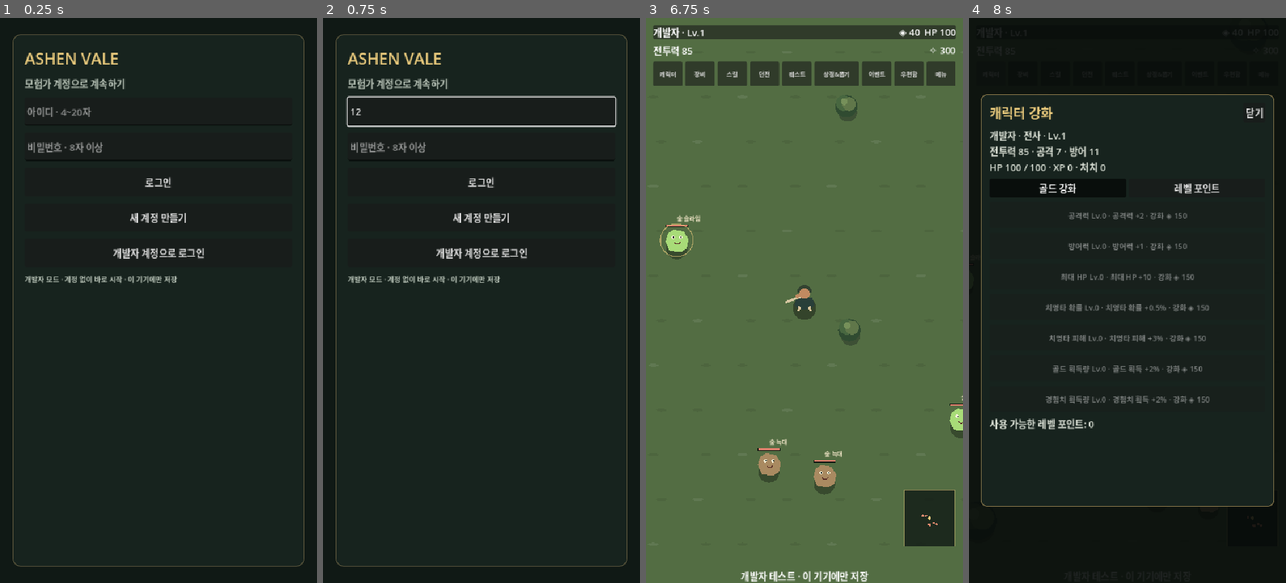
Above: before the commit, frames 1-4 (left to right).
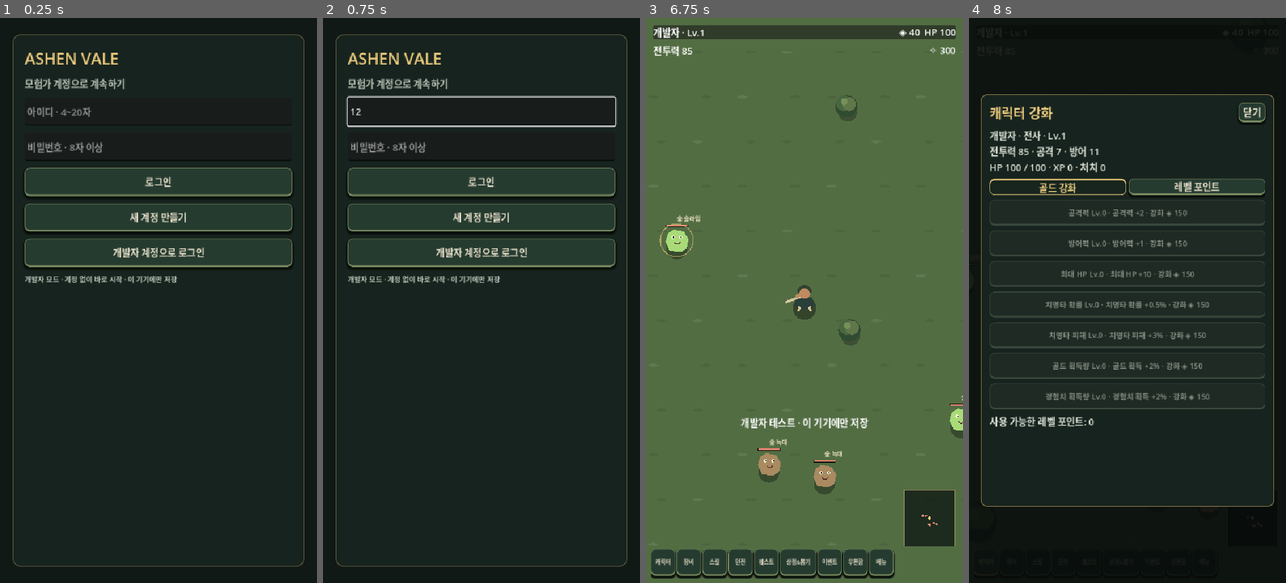
Above: after the commit, the same moments.

Repository: dor0si5523-cmd/strike-zone-online-
Game: Godot game, scene res://scenes/main.tscn
The game is run twice, just before and just after one commit, with the same random seed, the same clock (stepped at 60 frames per second) and the same inputs.
Inputs (mouse positions are in pixels of both pictures, inside the frame that each line leads up to):
- Up to frame 1 (0.25 s): no input
- Up to frame 2 (0.75 s): click (481, 114) at 0.52 s; type "12" at 0.6 s
- Up to frame 3 (6.75 s): click (804, 147) at 0.75 s; type "12" at 0.83 s; click "로그인" at 1.25 s; click "새 계정 만들기" at 2 s; click (804, 114) at 2.77 s; type "12" at 2.85 s; click (804, 147) at 3 s; type "12" at 3.08 s; click "회원가입" at 3.5 s; click "로그인으로 돌아가기" at 4.25 s; click (804, 114) at 5.02 s; type "12" at 5.1 s; click (804, 147) at 5.25 s; type "12" at 5.33 s; click "개발자 계정으로 로그인" at 5.75 s; click "캐릭터 생성 후 시작" at 6.5 s
- Up to frame 4 (8 s): click "캐릭터" at 7.25 s

The runs differ from the first frame. In frame 1, 12% of the frame differs, in the area x 7-93%, y 26-45%; in frame 2, 12%; in frame 3, 7.9%; in frame 4, 7.1%.

Commit message:
Remaster Godot RPG mobile interface

Diff:
--- a/godot/scripts/main.gd
+++ b/godot/scripts/main.gd
@@ -35,6 +35,11 @@
 var community_opted_in := false
 var community_clan: Dictionary = {}
 var community_weekly_claimed := false
+var battle_nav: ScrollContainer
+var held_upgrade_key := ""
+var held_upgrade_wait := 0.0
+var upgrade_busy := false
+var hold_upgrade_button: Button
 
 func _ready() -> void:
 	_build_shell()
@@ -101,6 +106,7 @@
 	button.text = text
 	button.custom_minimum_size.y = 48
 	button.add_theme_font_size_override("font_size", 16)
+	_style_button(button)
 	button.pressed.connect(action)
 	page.add_child(button)
 	return button
@@ -233,11 +239,13 @@
 		var select_button := Button.new()
 		select_button.text = "입장"
 		select_button.custom_minimum_size = Vector2(74, 44)
+		_style_button(select_button, true)
 		select_button.pressed.connect(_enter_character.bind(character))
 		line.add_child(select_button)
 		var delete_button := Button.new()
 		delete_button.text = "삭제"
 		delete_button.custom_minimum_size = Vector2(64, 44)
+		_style_button(delete_button, true)
 		delete_button.pressed.connect(_confirm_delete.bind(character_id))
 		line.add_child(delete_button)
 	if characters.size() < 3:
@@ -384,19 +392,24 @@
 	battle_cash = Label.new()
 	battle_cash.text = "✧ %s" % str(game_state.get("cash", 0))
 	resource_bar.add_child(battle_cash)
-	var nav_scroll := ScrollContainer.new()
-	nav_scroll.horizontal_scroll_mode = ScrollContainer.SCROLL_MODE_SHOW_NEVER
-	nav_scroll.vertical_scroll_mode = ScrollContainer.SCROLL_MODE_DISABLED
-	nav_scroll.size_flags_horizontal = Control.SIZE_EXPAND_FILL
-	hud.add_child(nav_scroll)
+	battle_nav = ScrollContainer.new()
+	battle_nav.set_anchors_and_offsets_preset(Control.PRESET_BOTTOM_WIDE)
+	battle_nav.offset_left = 8
+	battle_nav.offset_right = -8
+	battle_nav.offset_top = -58
+	battle_nav.offset_bottom = -8
+	battle_nav.horizontal_scroll_mode = ScrollContainer.SCROLL_MODE_SHOW_NEVER
+	battle_nav.vertical_scroll_mode = ScrollContainer.SCROLL_MODE_DISABLED
+	add_child(battle_nav)
 	var menu := HBoxContainer.new()
-	menu.add_theme_constant_override("separation", 5)
-	nav_scroll.add_child(menu)
+	menu.add_theme_constant_override("separation", 2)
+	battle_nav.add_child(menu)
 	for title in ["캐릭터", "장비", "스킬", "던전", "퀘스트", "상점&뽑기", "이벤트", "우편함", "메뉴"]:
 		var b := Button.new()
 		b.text = title
-		b.custom_minimum_size = Vector2(76 if title == "상점&뽑기" else 50, 42)
-		b.add_theme_font_size_override("font_size", 10)
+		b.custom_minimum_size = Vector2(62 if title == "상점&뽑기" else 42, 46)
+		b.add_theme_font_size_override("font_size", 9)
+		_style_button(b, true)
 		b.pressed.connect(_open_game_panel.bind(title))
 		menu.add_child(b)
 	var bottom := Label.new()
@@ -405,7 +418,8 @@
 	bottom.set_anchors_and_offsets_preset(Control.PRESET_BOTTOM_WIDE)
 	bottom.offset_left = 10
 	bottom.offset_right = -10
-	bottom.offset_bottom = -16
+	bottom.offset_top = -285
+	bottom.offset_bottom = -245
 	bottom.horizontal_alignment = HORIZONTAL_ALIGNMENT_CENTER
 	add_child(bottom)
 	battle_hud = hud
@@ -451,6 +465,7 @@
 	header.add_child(heading)
 	var close := Button.new()
 	close.text = "닫기"
+	_style_button(close, true)
 	close.pressed.connect(_close_overlay)
 	header.add_child(close)
 	var scroll := ScrollContainer.new()
@@ -463,6 +478,8 @@
 	scroll.add_child(overlay_content)
 
 func _close_overlay() -> void:
+	held_upgrade_key = ""
+	hold_upgrade_button = null
 	if current_overlay:
 		current_overlay.queue_free()
 		current_overlay = null
@@ -480,9 +497,45 @@
 	button.text = text
 	button.custom_minimum_size.y = 44
 	button.disabled = disabled
+	_style_button(button)
 	button.pressed.connect(action)
 	overlay_content.add_child(button)
 	return button
+
+func _style_button(button: Button, compact: bool = false) -> void:
+	var normal := StyleBoxFlat.new()
+	normal.bg_color = Color("263b30")
+	normal.border_color = Color("75865d")
+	normal.set_border_width_all(1)
+	normal.border_width_bottom = 3
+	normal.set_corner_radius_all(8)
+	normal.shadow_color = Color(0.025, 0.045, 0.032, 0.9)
+	normal.shadow_size = 4 if not compact else 3
+	normal.shadow_offset = Vector2(0, 3)
+	normal.content_margin_left = 8 if compact else 12
+	normal.content_margin_right = 8 if compact else 12
+	var hover := normal.duplicate() as StyleBoxFlat
+	hover.bg_color = Color("385440")
+	hover.border_color = Color("d1b76d")
+	var pressed := normal.duplicate() as StyleBoxFlat
+	pressed.bg_color = Color("17251e")
+	pressed.border_color = Color("dfc174")
+	pressed.border_width_bottom = 1
+	pressed.border_width_top = 3
+	pressed.shadow_size = 0
+	var disabled := normal.duplicate() as StyleBoxFlat
+	disabled.bg_color = Color("202a24")
+	disabled.border_color = Color("3b493f")
+	disabled.shadow_size = 0
+	button.add_theme_stylebox_override("normal", normal)
+	button.add_theme_stylebox_override("hover", hover)
+	button.add_theme_stylebox_override("pressed", pressed)
+	button.add_theme_stylebox_override("disabled", disabled)
+	button.add_theme_stylebox_override("focus", hover)
+	button.add_theme_color_override("font_color", Color("e5dec8"))
+	button.add_theme_color_override("font_hover_color", Color("fff0bd"))
+	button.add_theme_color_override("font_pressed_color", Color("f3d486"))
+	button.add_theme_color_override("font_disabled_color", Color("869085"))
 
 func _panel_line_edit(placeholder: String) -> LineEdit:
 	var field := LineEdit.new()
@@ -515,6 +568,7 @@
 		button.size_flags_horizontal = Control.SIZE_EXPAND_FILL
 		button.toggle_mode = true
 		button.button_pressed = enhancement_mode == mode
+		_style_button(button, true)
 		button.pressed.connect(_set_enhancement_mode.bind(mode))
 		modes.add_child(button)
 	var keys := {"attack":"공격력", "defense":"방어력", "maxHp":"최대 HP", "critChance":"치명타 확률", "critDamage":"치명타 피해", "goldGain":"골드 획득량", "xpGain":"경험치 획득량"}
@@ -526,7 +580,9 @@
 		var text := "%s Lv.%s · %s" % [keys[key], level, details[key]]
 		if enhancement_mode == "gold": text += " · 강화 ◈ %s" % cost
 		else: text += " · 레벨 포인트 1 사용"
-		var button := _panel_button(text, _upgrade_stat.bind(key), level >= (50 if enhancement_mode == "gold" else 100) or (enhancement_mode == "gold" and int(game_state.get("gold", 0)) < cost) or (enhancement_mode == "stats" and _available_points() < 1))
+		var button := _panel_button(text, func(): pass, level >= (50 if enhancement_mode == "gold" else 100) or (enhancement_mode == "gold" and int(game_state.get("gold", 0)) < cost) or (enhancement_mode == "stats" and _available_points() < 1))
+		button.button_down.connect(_begin_hold_upgrade.bind(key, button))
+		button.button_up.connect(_end_hold_upgrade.bind(button))
 		button.add_theme_font_size_override("font_size", 13)
 	_panel_label("사용 가능한 레벨 포인트: %s" % _available_points())
 
@@ -535,6 +591,7 @@
 	_render_character_panel()
 
 func _upgrade_stat(key: String) -> void:
+	if upgrade_busy: return
 	if GameApi.developer_mode:
 		var upgrades: Dictionary = game_state.get("enhancements", {}).get(enhancement_mode, {})
 		var level := int(upgrades.get(key, 0))
@@ -547,16 +604,31 @@
 		upgrades[key] = level + 1
 		if key == "maxHp": game_state["hp"] = mini(_combat_stats().max_hp, int(game_state.get("hp", 100)) + (10 if enhancement_mode == "gold" else 5))
 		_apply_game_state()
-		_render_character_panel()
-		return
+		if held_upgrade_key.is_empty(): _render_character_panel()
+		return
+	upgrade_busy = true
 	var response: Dictionary = await GameApi.call_api("/api/rpg/character/upgrade", HTTPClient.METHOD_POST, {"mode": enhancement_mode, "key": key})
+	upgrade_busy = false
 	if response.ok:
 		game_state = response.data.get("state", game_state)
 		battle.apply_state(game_state)
 		_on_state_changed(game_state)
-		_render_character_panel()
+		if held_upgrade_key.is_empty(): _render_character_panel()
 	else:
 		_panel_label(response.error)
+
+func _begin_hold_upgrade(key: String, button: Button) -> void:
+	if button.disabled: return
+	held_upgrade_key = key
+	hold_upgrade_button = button
+	held_upgrade_wait = 1.55
+	_upgrade_stat(key)
+
+func _end_hold_upgrade(button: Button) -> void:
+	if hold_upgrade_button != button: return
+	held_upgrade_key = ""
+	hold_upgrade_button = null
+	if is_instance_valid(current_overlay): _render_character_panel()
 
 func _level() -> int:
 	var xp := int(game_state.get("xp", 0))
@@ -632,19 +704,20 @@
 		for item in game_state.get("items", []):
 			if str(item.get("id", "")) == equipped_id: match_item = item
 		var name := str(match_item.get("name", "미장착"))
-		_panel_label("%s · %s" % [{"weapon":"무기", "armor":"갑옷", "helmet":"투구", "boots":"신발", "ring":"반지"}[slot], name])
+		var equipped_row := HBoxContainer.new()
+		overlay_content.add_child(equipped_row)
+		_add_equipment_icon(equipped_row, match_item, slot)
+		var equipped_label := Label.new()
+		equipped_label.text = "%s · %s" % [{"weapon":"무기", "armor":"갑옷", "helmet":"투구", "boots":"신발", "ring":"반지"}[slot], name]
+		equipped_label.size_flags_horizontal = Control.SIZE_EXPAND_FILL
+		equipped_label.vertical_alignment = VERTICAL_ALIGNMENT_CENTER
+		equipped_row.add_child(equipped_label)
 	for item in game_state.get("items", []):
 		var row := HBoxContainer.new()
 		row.add_theme_constant_override("separation", 5)
 		overlay_content.add_child(row)
 		var icon_path := _equipment_icon_path(item)
-		if not icon_path.is_empty() and ResourceLoader.exists(icon_path):
-			var icon := TextureRect.new()
-			icon.custom_minimum_size = Vector2(54, 54)
-			icon.expand_mode = TextureRect.EXPAND_FIT_WIDTH_PROPORTIONAL
-			icon.stretch_mode = TextureRect.STRETCH_KEEP_ASPECT_CENTERED
-			icon.texture = load(icon_path)
-			row.add_child(icon)
+		_add_equipment_icon(row, item, str(item.get("slot", "weapon")))
 		var detail := Label.new()
 		detail.size_flags_horizontal = Control.SIZE_EXPAND_FILL
 		detail.text = "%s\n공격 %s · 방어 %s · +%s" % [item.get("name", "장비"), item.get("atk", 0), item.get("def", 0), item.get("enhance", 0)]
@@ -657,22 +730,29 @@
 		equip.text = "장착" if not equipped_now else "장착 중"
 		equip.disabled = equipped_now
 		equip.pressed.connect(_gear_action.bind("equip", str(item.get("id", ""))))
+		_style_button(equip, true)
 		actions.add_child(equip)
 		var upgrade := Button.new()
 		upgrade.text = "강화"
 		upgrade.pressed.connect(_gear_action.bind("upgrade", str(item.get("id", ""))))
+		_style_button(upgrade, true)
 		actions.add_child(upgrade)
 		var salvage := Button.new()
 		salvage.text = "분해"
 		salvage.disabled = equipped_now
 		salvage.pressed.connect(_confirm_salvage.bind(str(item.get("id", ""))))
+		_style_button(salvage, true)
 		actions.add_child(salvage)
 
 func _equipment_icon_path(item: Dictionary) -> String:
 	var key := str(item.get("visualKey", ""))
 	if key.begins_with("bow_"):
 		var names := {"bow_ashwood":"ashwood-bow.png", "bow_moonsteel":"moonsteel-bow.png", "bow_ember":"ember-bow.png", "bow_thornvine":"thornvine-bow.png", "bow_starfall":"starfall-bow.png"}
+		var rare_bows := ["ashwood-bow.png", "moonsteel-bow.png", "ember-bow.png", "thornvine-bow.png", "starfall-bow.png"]
 		if names.has(key): return "res://assets/equipment/" + names[key]
+		if key.begins_with("bow_rare_"):
+			var rare_index := int(key.get_slice("_", 2)) - 1
+			if rare_index >= 0 and rare_index < rare_bows.size(): return "res://assets/equipment/" + rare_bows[rare_index]
 		var tiers := ["epic", "unique", "legendary", "mythic", "immortal"]
 		for tier in tiers:
 			if key.begins_with("bow_" + tier + "_"):
@@ -684,6 +764,37 @@
 			var number := key.get_slice("_", 2)
 			if number.is_valid_int(): return "res://assets/equipment/%s/%s-%s.png" % [slots[prefix], rarity, number]
 	return ""
+
+func _add_equipment_icon(parent: Container, item: Dictionary, slot: String) -> void:
+	var rarity := str(item.get("rarity", "common"))
+	var rarity_colors := {"common":Color("879080"), "uncommon":Color("79a98d"), "rare":Color("639fc1"), "epic":Color("a584c8"), "unique":Color("d8ad61"), "legendary":Color("79b779"), "mythic":Color("eee9d9"), "immortal":Color("df625d")}
+	var frame := PanelContainer.new()
+	frame.custom_minimum_size = Vector2(58, 58)
+	var frame_style := StyleBoxFlat.new()
+	frame_style.bg_color = Color("111913")
+	frame_style.border_color = rarity_colors.get(rarity, Color("75865d"))
+	frame_style.set_border_width_all(2)
+	frame_style.set_corner_radius_all(7)
+	frame.add_theme_stylebox_override("panel", frame_style)
+	parent.add_child(frame)
+	var path := _equipment_icon_path(item)
+	if not path.is_empty() and ResourceLoader.exists(path):
+		var icon := TextureRect.new()
+		icon.set_anchors_and_offsets_preset(Control.PRESET_FULL_RECT)
+		icon.offset_left = 4; icon.offset_top = 4; icon.offset_right = -4; icon.offset_bottom = -4
+		icon.expand_mode = TextureRect.EXPAND_FIT_WIDTH_PROPORTIONAL
+		icon.stretch_mode = TextureRect.STRETCH_KEEP_ASPECT_CENTERED
+		icon.texture = load(path)
+		frame.add_child(icon)
+	else:
+		var glyph := Label.new()
+		glyph.text = str({"weapon":"⚔", "armor":"♜", "helmet":"♙", "boots":"⌁", "ring":"◉"}.get(slot, "◇"))
+		glyph.set_anchors_and_offsets_preset(Control.PRESET_FULL_RECT)
+		glyph.horizontal_alignment = HORIZONTAL_ALIGNMENT_CENTER
+		glyph.vertical_alignment = VERTICAL_ALIGNMENT_CENTER
+		glyph.add_theme_font_size_override("font_size", 27)
+		glyph.add_theme_color_override("font_color", rarity_colors.get(rarity, Color("d8c88a")))
+		frame.add_child(glyph)
 
 func _gear_action(action: String, item_id: String) -> void:
 	if GameApi.developer_mode:
@@ -875,21 +986,25 @@
 
 func _render_shop_panel() -> void:
 	_make_overlay("상점 & 장비 뽑기")
-	_panel_label("골드 %s · 캐시 %s\n확률: 레어 80%% · 에픽 15%% · 유니크 4%% · 레전드리 0.9%% · 신화 0.09%% · 불멸 0.01%%" % [game_state.get("gold", 0), game_state.get("cash", 0)])
-	var picker := OptionButton.new()
+	_panel_label("골드 %s · 캐시 %s\n원하는 장비 부위를 선택해 전용 뽑기를 열어 주세요." % [game_state.get("gold", 0), game_state.get("cash", 0)])
 	for slot in ["weapon", "ring", "armor", "boots", "helmet"]:
-		picker.add_item({"weapon":"무기", "ring":"반지", "armor":"갑옷", "boots":"신발", "helmet":"투구"}[slot])
-		picker.set_item_metadata(picker.item_count - 1, slot)
-	picker.select(0)
-	picker.item_selected.connect(func(index: int) -> void: gacha_slot = str(picker.get_item_metadata(index)))
-	overlay_content.add_child(picker)
+		var category: String = {"weapon":"무기", "ring":"반지", "armor":"갑옷", "boots":"신발", "helmet":"투구"}[slot]
+		_panel_button("%s 뽑기 열기  ›" % category, _render_shop_category.bind(slot))
+
+func _render_shop_category(slot: String) -> void:
+	gacha_slot = slot
+	var category: String = {"weapon":"무기", "ring":"반지", "armor":"갑옷", "boots":"신발", "helmet":"투구"}.get(slot, "장비")
+	_make_overlay("%s 전용 뽑기" % category)
+	_panel_button("‹ 장비 종류 선택", _render_shop_panel)
+	_panel_label("%s 뽑기 · 골드 %s · 캐시 %s" % [category, game_state.get("gold", 0), game_state.get("cash", 0)])
+	_panel_label("확률: 레어 80% · 에픽 15% · 유니크 4% · 레전드리 0.9% · 신화 0.09% · 불멸 0.01%")
+	var pity: Dictionary = game_state.get("summonPity", {})
+	_panel_label("10회 뽑기는 레어 이상 1개 보장 · 에픽 천장 %s/30 · 레전드리 천장 %s/100" % [pity.get("epic", 0), pity.get("legendary", 0)])
 	for currency in ["gold", "cash"]:
 		var title := "골드" if currency == "gold" else "캐시"
 		_panel_button("1회 · %s %s" % [title, "500" if currency == "gold" else "100"], _summon.bind(currency, 1))
 		_panel_button("10회 · %s %s" % [title, "4,500" if currency == "gold" else "900"], _summon.bind(currency, 10))
 	var history: Array = game_state.get("summonHistory", [])
-	var pity: Dictionary = game_state.get("summonPity", {})
-	_panel_label("천장 진행 · 에픽 %s / 30 · 레전드리 %s / 100" % [pity.get("epic", 0), pity.get("legendary", 0)])
 	if not history.is_empty():
 		_panel_label("최근 뽑기: %s · %s회" % [history[0].get("slot", "장비"), history[0].get("count", 1)])
 
@@ -937,13 +1052,13 @@
 		game_state["items"] = items
 		game_state["summonPity"] = pity
 		game_state["summonHistory"] = [{"slot":gacha_slot, "count":count}] + game_state.get("summonHistory", []).slice(0, 9)
-		_apply_game_state(); _render_shop_panel(); _panel_label("획득 결과\n" + "\n".join(obtained)); return
+		_apply_game_state(); _render_shop_category(gacha_slot); _panel_label("획득 결과\n" + "\n".join(obtained)); return
 	var response: Dictionary = await GameApi.call_api("/api/rpg/gacha", HTTPClient.METHOD_POST, {"currency": currency, "count": count, "slot": gacha_slot})
 	if response.ok:
 		game_state = response.data.get("state", game_state)
 		battle.apply_state(game_state)
 		_on_state_changed(game_state)
-		_render_shop_panel()
+		_render_shop_category(gacha_slot)
 		var obtained: Array = response.data.get("items", [])
 		var names := PackedStringArray()
 		for item in obtained: names.append(str(item.get("name", "장비")))
@@ -1087,6 +1202,11 @@
 		battle_notice_label.text = message
 
 func _process(delta: float) -> void:
+	if not held_upgrade_key.is_empty():
+		held_upgrade_wait -= delta
+		if held_upgrade_wait <= 0.0:
+			_upgrade_stat(held_upgrade_key)
+			held_upgrade_wait = 1.55
 	if battle:
 		save_timer += delta
 		if save_timer >= 25.0:
